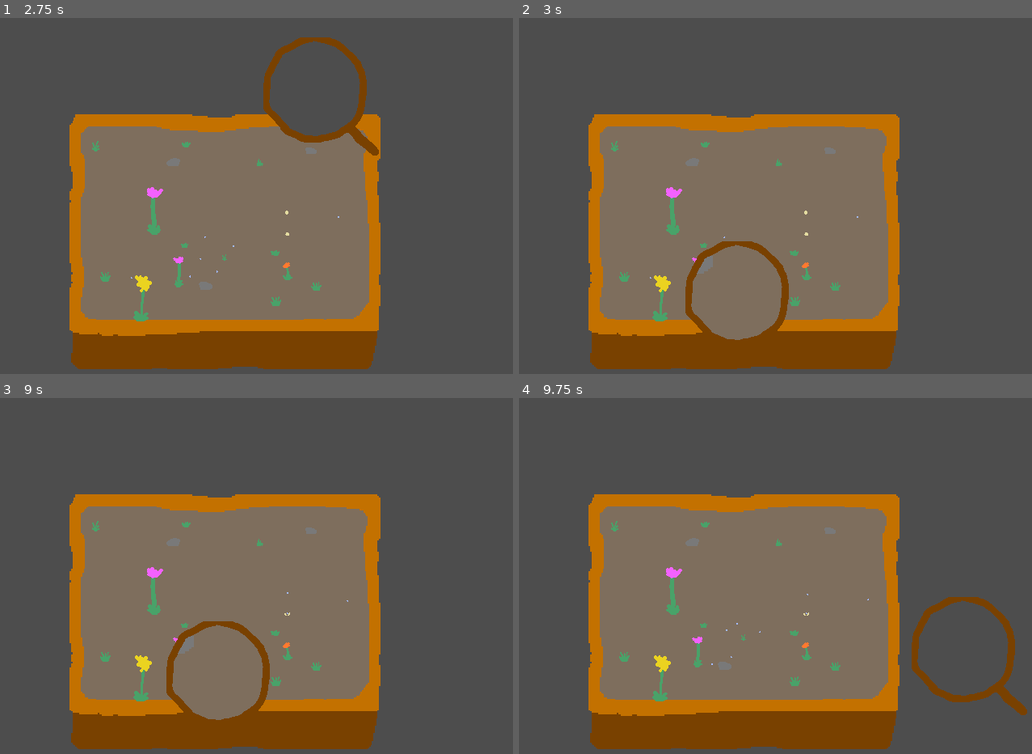
Above: before the commit, frames 1-4 (two rows, left to right).
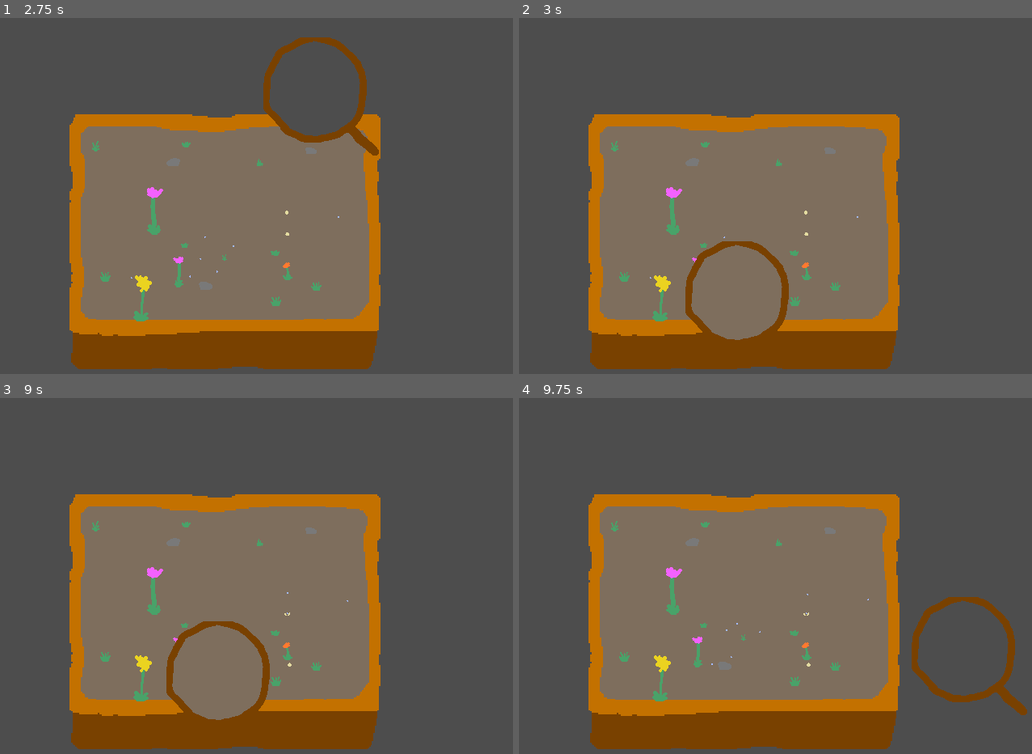
Above: after the commit, the same moments.

Repository: martindzejky/pot-life
Game: Godot game, scene res://main.tscn
The game is run twice, just before and just after one commit, with the same random seed, the same clock (stepped at 60 frames per second) and the same inputs.
Inputs (mouse positions are in pixels of both pictures, inside the frame that each line leads up to):
- Up to frame 1 (2.75 s): tap Enter at 0.5, 2 s; move the mouse to (436, 217) at 0.52 s; tap Space at 1.25 s; move the mouse to (164, 267) at 1.27 s; move the mouse to (359, 135) at 2.02 s
- Up to frame 2 (3 s): tap Space at 2.75 s; move the mouse to (780, 338) at 2.77 s
- Up to frame 3 (9 s): tap Enter at 3.5 s; move the mouse to (487, 693) at 3.52 s; tap Space at 4.25 s; move the mouse to (97, 547) at 4.27 s; move the mouse to (323, 622) at 5.02 s; move the mouse to (194, 501) at 5.77 s; move the mouse to (436, 597) at 6.52 s; move the mouse to (164, 647) at 7.27 s; move the mouse to (359, 515) at 8.02 s; move the mouse to (261, 718) at 8.77 s
- Up to frame 4 (9.75 s): move the mouse to (1006, 693) at 9.52 s

Frame 1 is identical in both runs. In frame 2, less than 0.1% of the frame differs, in the area x 34-38%, y 66-72%; in frame 3, less than 0.1%, in the area x 34-57%, y 66-76%; in frame 4, less than 0.1%.

Commit message:
add faces to creates and spawning additional eggs

Diff:
--- a/creature.gd
+++ b/creature.gd
@@ -37,13 +37,15 @@
 func idleStart():
     $animation.play('idle')
     $"idle-timer".start(randf_range(1, 4))
-    $"idle-timer".connect('timeout', idleTimeout, CONNECT_ONE_SHOT)
 
 func idleProcess(_delta):
     pass
 
 func idleTimeout():
     switchState('wandering')
+
+func idleEnd():
+    $"idle-timer".stop()
 
 
 # wandering
@@ -80,4 +82,5 @@
         global_position = wanderTarget
         switchState('idle')
 
-    $big.flip_h = movement.x < 0
+    if abs(movement.x) > 0.0001:
+        $big.scale.x = sign(movement.x)
--- a/creature.tscn
+++ b/creature.tscn
@@ -1,8 +1,10 @@
-[gd_scene load_steps=8 format=3 uid="uid://3eeoattdm7pk"]
+[gd_scene load_steps=10 format=3 uid="uid://3eeoattdm7pk"]
 
 [ext_resource type="Script" path="res://creature.gd" id="1_17ate"]
 [ext_resource type="Texture2D" uid="uid://xqmief0fxbnc" path="res://sprites/creature-small.png" id="1_uoo81"]
 [ext_resource type="Texture2D" uid="uid://cgwpiw2dm4wra" path="res://sprites/creature-big.png" id="2_blnmw"]
+[ext_resource type="Script" path="res://face.gd" id="4_44v5p"]
+[ext_resource type="Texture2D" uid="uid://cpxalxqkgxyky" path="res://sprites/face.png" id="4_oxd6a"]
 
 [sub_resource type="Animation" id="Animation_r1knh"]
 length = 0.001
@@ -17,6 +19,18 @@
 "transitions": PackedFloat32Array(1),
 "update": 1,
 "values": [0]
+}
+tracks/1/type = "value"
+tracks/1/imported = false
+tracks/1/enabled = true
+tracks/1/path = NodePath("face:position")
+tracks/1/interp = 1
+tracks/1/loop_wrap = true
+tracks/1/keys = {
+"times": PackedFloat32Array(0),
+"transitions": PackedFloat32Array(1),
+"update": 0,
+"values": [Vector2(10, -10)]
 }
 
 [sub_resource type="Animation" id="Animation_ahkxg"]
@@ -35,6 +49,18 @@
 "update": 1,
 "values": [0, 1]
 }
+tracks/1/type = "value"
+tracks/1/imported = false
+tracks/1/enabled = true
+tracks/1/path = NodePath("face:position")
+tracks/1/interp = 1
+tracks/1/loop_wrap = true
+tracks/1/keys = {
+"times": PackedFloat32Array(0, 0.8),
+"transitions": PackedFloat32Array(1, 1),
+"update": 1,
+"values": [Vector2(10, -10), Vector2(10, -8)]
+}
 
 [sub_resource type="Animation" id="Animation_myl58"]
 resource_name = "walk"
@@ -52,6 +78,18 @@
 "update": 1,
 "values": [0, 2, 3, 4]
 }
+tracks/1/type = "value"
+tracks/1/imported = false
+tracks/1/enabled = true
+tracks/1/path = NodePath("face:position")
+tracks/1/interp = 1
+tracks/1/loop_wrap = true
+tracks/1/keys = {
+"times": PackedFloat32Array(0, 0.2, 0.4, 0.6),
+"transitions": PackedFloat32Array(1, 1, 1, 1),
+"update": 1,
+"values": [Vector2(10, -10), Vector2(10, -8), Vector2(10, -10), Vector2(10, -8)]
+}
 
 [sub_resource type="AnimationLibrary" id="AnimationLibrary_s2rmd"]
 _data = {
@@ -60,7 +98,7 @@
 "walk": SubResource("Animation_myl58")
 }
 
-[node name="creature" type="Node2D"]
+[node name="creature" type="Node2D" groups=["creature"]]
 script = ExtResource("1_17ate")
 
 [node name="small" type="Sprite2D" parent="."]
@@ -74,6 +112,15 @@
 texture = ExtResource("2_blnmw")
 hframes = 5
 
+[node name="face" type="Node2D" parent="big"]
+position = Vector2(10, -10)
+script = ExtResource("4_44v5p")
+
+[node name="sprite" type="Sprite2D" parent="big/face"]
+scale = Vector2(0.7, 0.7)
+texture = ExtResource("4_oxd6a")
+hframes = 2
+
 [node name="animation" type="AnimationPlayer" parent="."]
 root_node = NodePath("../big")
 libraries = {
@@ -83,3 +130,5 @@
 
 [node name="idle-timer" type="Timer" parent="."]
 one_shot = true
+
+[connection signal="timeout" from="idle-timer" to="." method="idleTimeout"]
--- /dev/null
+++ b/face.gd
@@ -0,0 +1,11 @@
+extends Node2D
+
+
+enum Face {
+    Happy = 0,
+    Sad = 1
+}
+
+
+func setFace(face: Face):
+    $sprite.frame = face
--- a/magnifying-glass.tscn
+++ b/magnifying-glass.tscn
@@ -21,12 +21,12 @@
 canvas_item_default_texture_filter = 0
 gui_disable_input = true
 canvas_cull_mask = 4293918725
-size = Vector2i(500, 500)
+size = Vector2i(200, 200)
 script = ExtResource("2_q2rkc")
 
 [node name="camera" type="Camera2D" parent="magnify-viewport"]
 position = Vector2(-206, -220)
-zoom = Vector2(4, 4)
+zoom = Vector2(1.5, 1.5)
 
 [node name="mask" type="Sprite2D" parent="."]
 clip_children = 1
@@ -38,7 +38,6 @@
 [node name="view" type="Sprite2D" parent="mask"]
 visibility_layer = 2
 position = Vector2(-10, -10)
-scale = Vector2(0.25, 0.25)
 texture = SubResource("ViewportTexture_ub75n")
 
 [node name="frame" type="Sprite2D" parent="."]
--- a/pot.tscn
+++ b/pot.tscn
@@ -29,3 +29,10 @@
 bounds = NodePath("../bounds")
 grassObjects = Array[PackedScene]([ExtResource("2_b78c6"), ExtResource("4_51yba"), ExtResource("5_2lk54")])
 egg = ExtResource("7_br2l4")
+
+[node name="timer" type="Timer" parent="inside/spawner"]
+wait_time = 4.0
+one_shot = true
+autostart = true
+
+[connection signal="timeout" from="inside/spawner/timer" to="inside/spawner" method="spawnEgg"]
--- a/spawner.gd
+++ b/spawner.gd
@@ -21,6 +21,18 @@
         spawnInBounds(object)
 
 
+func spawnEgg():
+
+    $timer.start(randf_range(4, 10))
+
+    if get_tree().get_node_count_in_group('creature') < 100:
+        if randf() < 0.4:
+            var object := egg.instantiate() as Egg
+            object.bounds = bounds
+            spawnInBounds(object)
+
+
+
 
 func spawnInBounds(object: Node2D):
 
Binary file added: sprites/face.aseprite
Binary file added: sprites/face.png
Not shown, added: sprites/face.png.import
